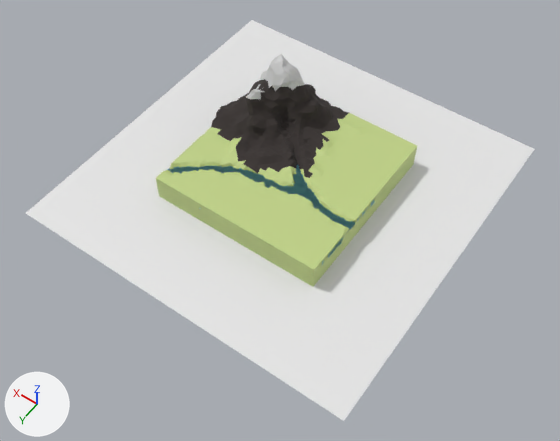
The Blender file first_world/myworld.blend as it was, and as the next commit left it.
Rendered twice from a camera (50 mm lens) standing at (-31.8, 46.1, 64.4) and looking at (-2.8, 5.5, 0.6). Lighting does not change. The marker at lower left points along +X, +Y and +Z.

In view in the first picture: 'Plane', 'Terrain', 'water'.
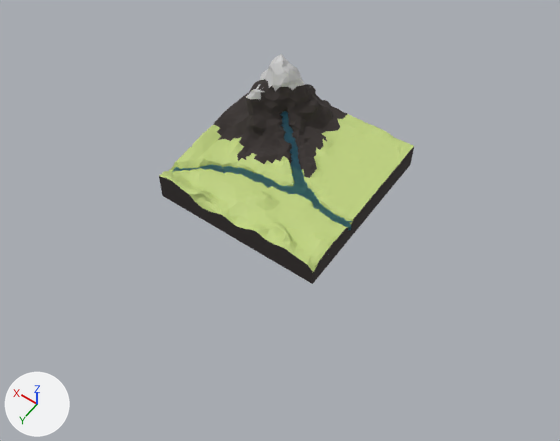
Commit message: added water

ob_boundary is not drawn itself; it is used by a modifier of ob_terrain.

Location of each change, (x1, y1, x2, y2) in pixels of the pictures (560 x 441 px):
'Plane', hidden: before (26, 20, 534, 421)
'Terrain', reshaped, modifiers changed: before (156, 54, 417, 287); after (159, 54, 414, 284)
'mountain water', added: after (280, 111, 298, 160)
part 1 of me_plane_001, built on: before (156, 101, 417, 287); after (159, 111, 414, 272)
part 3 of me_plane_001, recoloured (black to green): (236, 142, 290, 174) in both
part 4 of me_plane_001, recoloured: (218, 136, 225, 140) in both

What changed in the scene script:
```text
Change me_plane_001:
    used by ob_terrain; location = (0.0, 0.0, 0.0)
    remove me_plane_001.from_pydata(...)  # 1624 vertices, 3242 faces; spans x -10.0..10.8, y -10.2..10.0, z -0.1..10.7
    add me_plane_001.from_pydata(...)  # 2802 vertices, 5551 faces; spans x -10.0..10.7, y -10.2..10.1, z -0.1..10.7
    me_plane_001 part 1: 125 vertices moved from x -5.6..10.7, y -9.4..8.8, z 1.9..5.0 to x -5.3..10.6, y -9.4..8.2, z 2.0..5.1; 151 vertices removed from x -10.0..10.1, y -10.0..10.0, z 1.1..3.4; 1329 vertices added at x -10.0..10.1, y -10.0..10.1, z 0.0..3.8
    me_plane_001 part 2: 2 vertices moved within x 4.4, y -10.0, z 1.1
    me_plane_001 part 3: 40 faces spanning x -1.0..10.0, y -0.1..5.0, z 0.0..3.7 switch from mat_rock (black #3b3432) to mat_green_grass (green #c0d37f)
    me_plane_001 part 4: 13 faces spanning x -10.0..10.0, y 1.2..10.0, z 0.0..3.0 switch from mat_green_grass (green #c1d388) to mat_rock (black #3b3432)
Change me_plane:
    where me_plane.from_pydata(...)  # 4 vertices, 1 face; spans x -20.0..20.0, y -20.0..20.0, z 0.0
    add me_plane.materials.append(mat_green_grass)  # green #c1d388
Add me_cube_001:
    me_cube_001.from_pydata(...)  # a box spanning x -11.7..11.7, y -11.7..11.7, z -11.7..11.7; a box spanning x -9.8..9.8, y -9.8..9.8, z -9.8..9.8
Add me_plane_008:
    me_plane_008.from_pydata(...)  # 109 vertices, 164 faces; spans x -2.92..2.87, y -2.28..2.03, z -0.11..0.88
    me_plane_008.materials.append(mat_water)  # cyan #5db6d8
Change ob_terrain:
    add _m = ob_terrain.modifiers.new('Boolean', 'BOOLEAN')
    add _m.object = ob_boundary
Change ob_plane:
    add ob_plane.hide_render = True
Add ob_boundary:
    ob_boundary = bpy.data.objects.new('boundary', me_cube_001)
    ob_boundary.location = (0.0, 0.0, 7.88)
    ob_boundary.hide_render = True
Add ob_mountain_water:
    ob_mountain_water = bpy.data.objects.new('mountain water', me_plane_008)
    ob_mountain_water.location = (1.26, -2.09, 3.61)
    ob_mountain_water.rotation_euler = (-0.283, -0.237, -0.108)  # degrees (-16, -14, -6.2)
    _m = ob_mountain_water.modifiers.new('Solidify', 'SOLIDIFY')
    _m.thickness = 0.09
```
